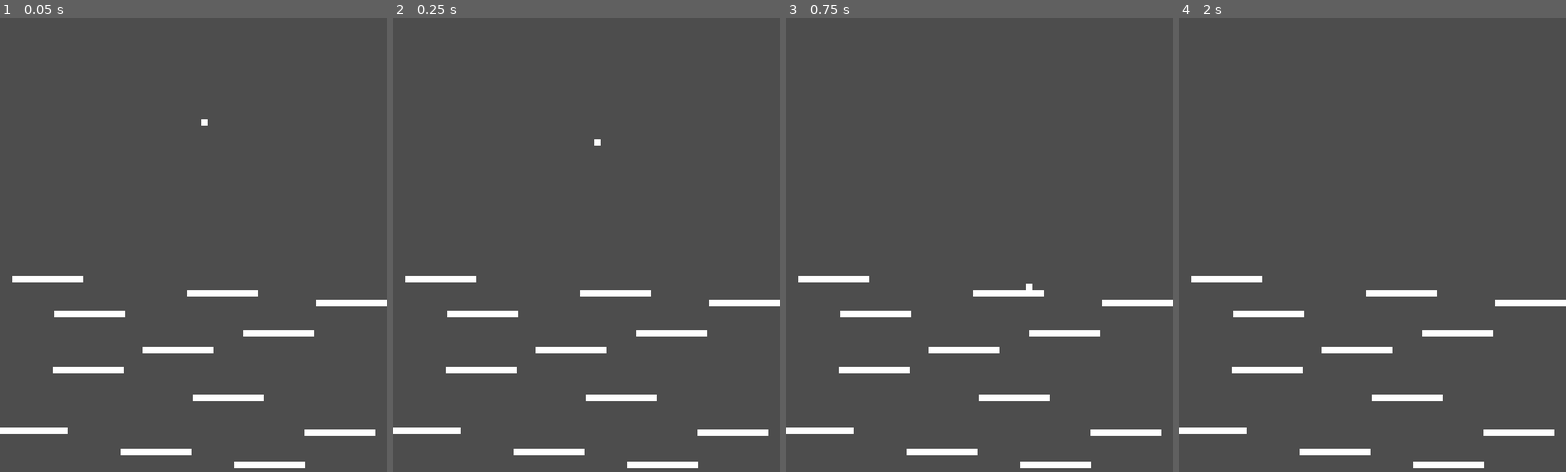
Above: before the commit, frames 1-4 (left to right).
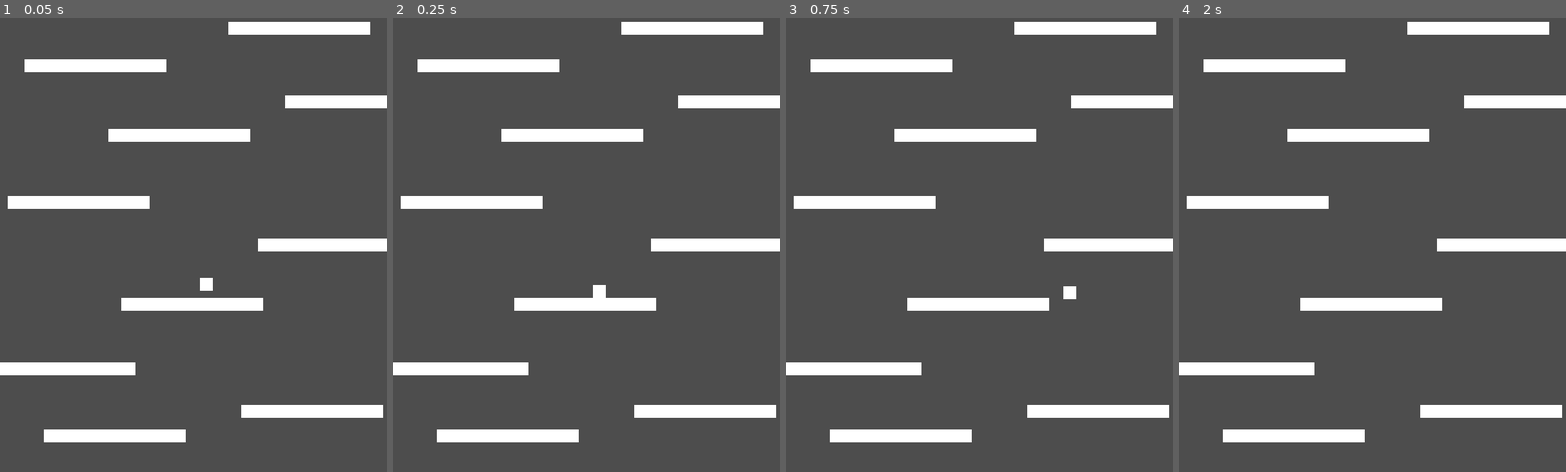
Above: after the commit, the same moments.

Repository: margorski/ogam-6x23
Game: Godot game, scene res://Scenes/main.tscn
The game is run twice, just before and just after one commit, with the same random seed, the same clock (stepped at 60 frames per second) and the same inputs.
Inputs:
- Up to frame 1 (0.05 s): no input
- Up to frame 2 (0.25 s): no input
- Up to frame 3 (0.75 s): hold Right (right) from 0.53 s (still down)
- Up to frame 4 (2 s): keep holding Right (right); tap Up (up) at 0.77, 1.52 s; tap Enter at 1.25 s

The runs differ from the first frame. In frame 1, 13% of the frame differs, in the area x 0-100%, y 0-100%; in frame 2, 12%; in frame 3, 13%; in frame 4, 12%.

Commit message:
Applied scale for better low res

Diff:
--- a/kaczak/Scenes/main.tscn
+++ b/kaczak/Scenes/main.tscn
@@ -9,10 +9,10 @@
 [node name="Main" type="Node2D"]
 
 [node name="Player" parent="." instance=ExtResource("1_hrvwp")]
-position = Vector2(317, 220)
+position = Vector2(160, 235)
 
 [node name="TestScreenBottom" type="StaticBody2D" parent="."]
-position = Vector2(9, 791)
+position = Vector2(9, 393)
 
 [node name="CollisionShape2D" type="CollisionShape2D" parent="TestScreenBottom"]
 position = Vector2(292.5, 0)
@@ -22,7 +22,7 @@
 [node name="Rows" type="Node" parent="."]
 
 [node name="Row1" type="Node2D" parent="Rows"]
-position = Vector2(0, 700)
+position = Vector2(0, 302)
 
 [node name="SolidBlock2" parent="Rows/Row1" instance=ExtResource("2_2uwx8")]
 position = Vector2(10, 0)
@@ -58,7 +58,7 @@
 position = Vector2(0, 0)
 
 [node name="Row2" type="Node2D" parent="Rows"]
-position = Vector2(192, 733)
+position = Vector2(192, 335)
 
 [node name="SolidBlock2" parent="Rows/Row2" instance=ExtResource("2_2uwx8")]
 position = Vector2(10, 0)
@@ -94,7 +94,7 @@
 position = Vector2(0, 0)
 
 [node name="Row3" type="Node2D" parent="Rows"]
-position = Vector2(368, 753)
+position = Vector2(39, 354)
 
 [node name="SolidBlock2" parent="Rows/Row3" instance=ExtResource("2_2uwx8")]
 position = Vector2(10, 0)
@@ -129,80 +129,8 @@
 [node name="SolidBlock" parent="Rows/Row3" instance=ExtResource("2_2uwx8")]
 position = Vector2(0, 0)
 
-[node name="Row4" type="Node2D" parent="Rows"]
-position = Vector2(477, 703)
-
-[node name="SolidBlock2" parent="Rows/Row4" instance=ExtResource("2_2uwx8")]
-position = Vector2(10, 0)
-
-[node name="SolidBlock3" parent="Rows/Row4" instance=ExtResource("2_2uwx8")]
-position = Vector2(20, 0)
-
-[node name="SolidBlock4" parent="Rows/Row4" instance=ExtResource("2_2uwx8")]
-position = Vector2(30, 0)
-
-[node name="SolidBlock5" parent="Rows/Row4" instance=ExtResource("2_2uwx8")]
-position = Vector2(40, 0)
-
-[node name="SolidBlock6" parent="Rows/Row4" instance=ExtResource("2_2uwx8")]
-position = Vector2(50, 0)
-
-[node name="SolidBlock7" parent="Rows/Row4" instance=ExtResource("2_2uwx8")]
-position = Vector2(60, 0)
-
-[node name="SolidBlock8" parent="Rows/Row4" instance=ExtResource("2_2uwx8")]
-position = Vector2(70, 0)
-
-[node name="SolidBlock9" parent="Rows/Row4" instance=ExtResource("2_2uwx8")]
-position = Vector2(80, 0)
-
-[node name="SolidBlock10" parent="Rows/Row4" instance=ExtResource("2_2uwx8")]
-position = Vector2(90, 0)
-
-[node name="SolidBlock11" parent="Rows/Row4" instance=ExtResource("2_2uwx8")]
-position = Vector2(100, 0)
-
-[node name="SolidBlock" parent="Rows/Row4" instance=ExtResource("2_2uwx8")]
-position = Vector2(0, 0)
-
-[node name="Row5" type="Node2D" parent="Rows"]
-position = Vector2(304, 649)
-
-[node name="SolidBlock2" parent="Rows/Row5" instance=ExtResource("2_2uwx8")]
-position = Vector2(10, 0)
-
-[node name="SolidBlock3" parent="Rows/Row5" instance=ExtResource("2_2uwx8")]
-position = Vector2(20, 0)
-
-[node name="SolidBlock4" parent="Rows/Row5" instance=ExtResource("2_2uwx8")]
-position = Vector2(30, 0)
-
-[node name="SolidBlock5" parent="Rows/Row5" instance=ExtResource("2_2uwx8")]
-position = Vector2(40, 0)
-
-[node name="SolidBlock6" parent="Rows/Row5" instance=ExtResource("2_2uwx8")]
-position = Vector2(50, 0)
-
-[node name="SolidBlock7" parent="Rows/Row5" instance=ExtResource("2_2uwx8")]
-position = Vector2(60, 0)
-
-[node name="SolidBlock8" parent="Rows/Row5" instance=ExtResource("2_2uwx8")]
-position = Vector2(70, 0)
-
-[node name="SolidBlock9" parent="Rows/Row5" instance=ExtResource("2_2uwx8")]
-position = Vector2(80, 0)
-
-[node name="SolidBlock10" parent="Rows/Row5" instance=ExtResource("2_2uwx8")]
-position = Vector2(90, 0)
-
-[node name="SolidBlock11" parent="Rows/Row5" instance=ExtResource("2_2uwx8")]
-position = Vector2(100, 0)
-
-[node name="SolidBlock" parent="Rows/Row5" instance=ExtResource("2_2uwx8")]
-position = Vector2(0, 0)
-
 [node name="Row6" type="Node2D" parent="Rows"]
-position = Vector2(87, 606)
+position = Vector2(99, 252)
 
 [node name="SolidBlock2" parent="Rows/Row6" instance=ExtResource("2_2uwx8")]
 position = Vector2(10, 0)
@@ -238,7 +166,7 @@
 position = Vector2(0, 0)
 
 [node name="Row7" type="Node2D" parent="Rows"]
-position = Vector2(382, 549)
+position = Vector2(226, 95)
 
 [node name="SolidBlock2" parent="Rows/Row7" instance=ExtResource("2_2uwx8")]
 position = Vector2(10, 0)
@@ -274,7 +202,7 @@
 position = Vector2(0, 0)
 
 [node name="Row8" type="Node2D" parent="Rows"]
-position = Vector2(89, 519)
+position = Vector2(89, 121)
 
 [node name="SolidBlock2" parent="Rows/Row8" instance=ExtResource("2_2uwx8")]
 position = Vector2(10, 0)
@@ -310,7 +238,7 @@
 position = Vector2(0, 0)
 
 [node name="Row9" type="Node2D" parent="Rows"]
-position = Vector2(226, 575)
+position = Vector2(205, 206)
 
 [node name="SolidBlock2" parent="Rows/Row9" instance=ExtResource("2_2uwx8")]
 position = Vector2(10, 0)
@@ -346,7 +274,7 @@
 position = Vector2(0, 0)
 
 [node name="Row10" type="Node2D" parent="Rows"]
-position = Vector2(495, 502)
+position = Vector2(11, 173)
 
 [node name="SolidBlock2" parent="Rows/Row10" instance=ExtResource("2_2uwx8")]
 position = Vector2(10, 0)
@@ -382,7 +310,7 @@
 position = Vector2(0, 0)
 
 [node name="Row11" type="Node2D" parent="Rows"]
-position = Vector2(295, 487)
+position = Vector2(182, 38)
 
 [node name="SolidBlock2" parent="Rows/Row11" instance=ExtResource("2_2uwx8")]
 position = Vector2(10, 0)
@@ -418,7 +346,7 @@
 position = Vector2(0, 0)
 
 [node name="Row12" type="Node2D" parent="Rows"]
-position = Vector2(24, 465)
+position = Vector2(24, 67)
 
 [node name="SolidBlock2" parent="Rows/Row12" instance=ExtResource("2_2uwx8")]
 position = Vector2(10, 0)
--- a/kaczak/project.godot
+++ b/kaczak/project.godot
@@ -20,6 +20,7 @@
 window/size/viewport_width=600
 window/size/viewport_height=800
 window/size/resizable=false
+window/stretch/scale=2.0
 
 [input]
 
